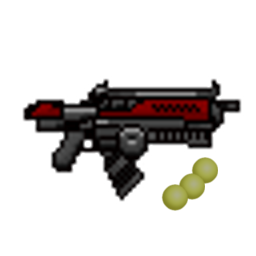
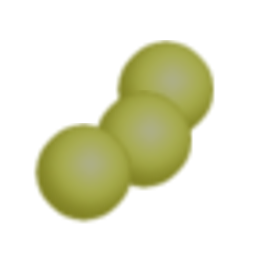
Two versions of the same layered image (256x256). Layer-by-layer changes:
painted on "AssaultRifleBullet.png copy#1" over [33, 123, 188, 224]
painted on "AssaultRifleBullet.png copy" over [93, 90, 205, 200]
painted on "AssaultRifleBullet.png" over [115, 40, 218, 184]
hid "Background" over [22, 76, 242, 204]
